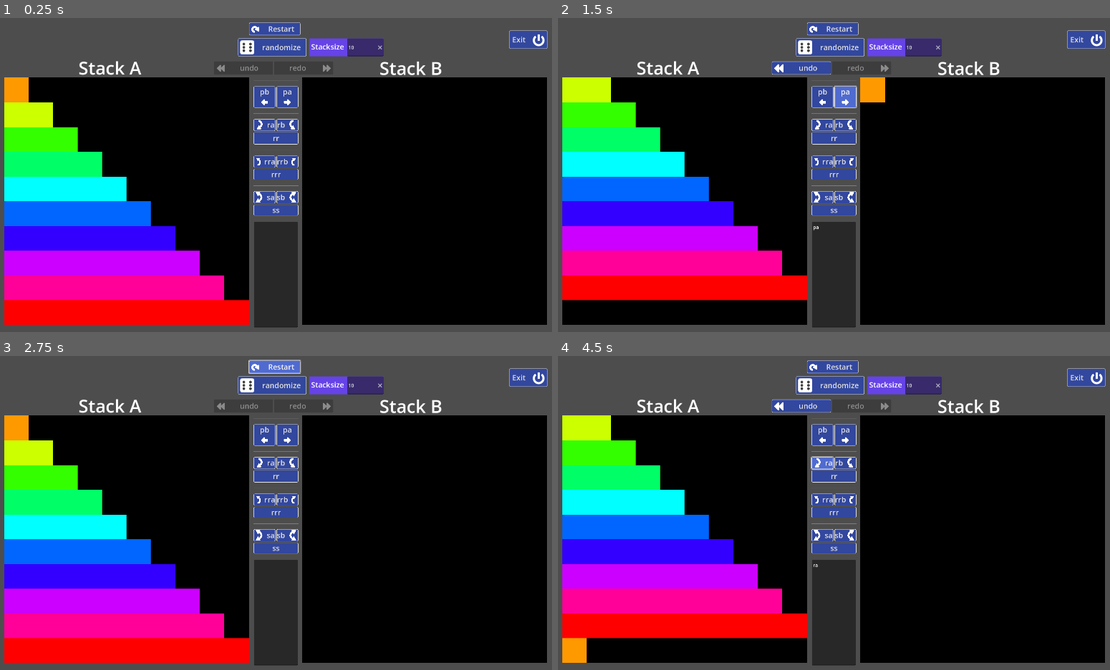
Above: before the commit, frames 1-4 (two rows, left to right).
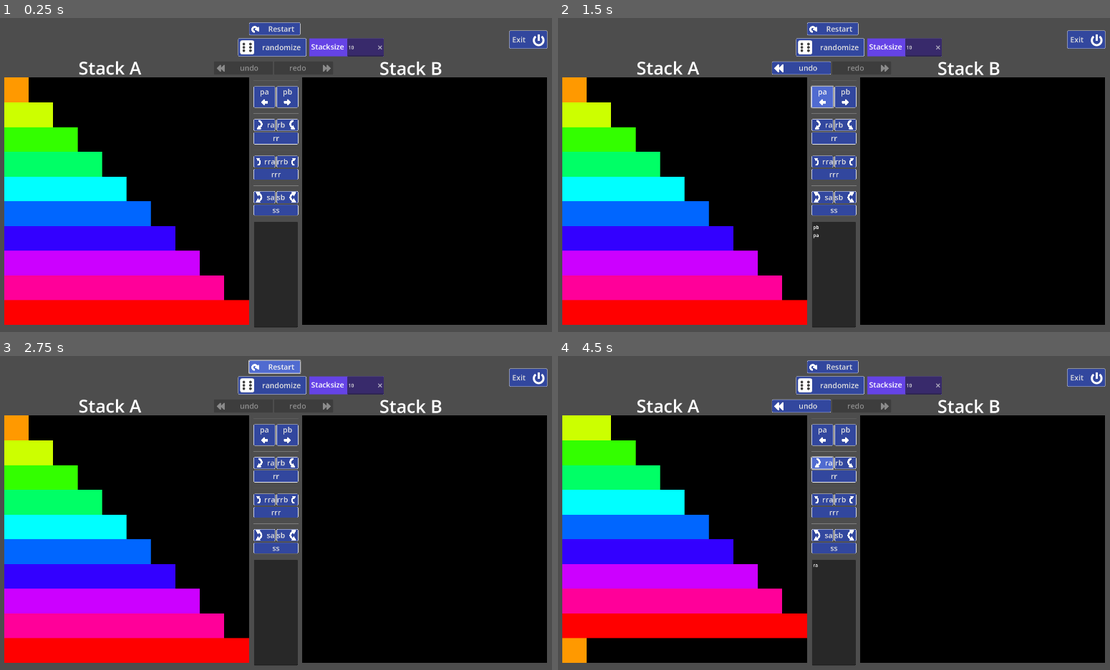
Above: after the commit, the same moments.

Repository: stevebalk/push-swap-clicker
Game: Godot game, scene res://main.tscn
Same seed, same stepped clock (60 frames per second), same inputs: the game is played once before the commit and once after it.
Inputs:
- Up to frame 1 (0.25 s): no input
- Up to frame 2 (1.5 s): click "pb" at 0.5 s; click "pa" at 1.25 s
- Up to frame 3 (2.75 s): click "Restart" at 2 s
- Up to frame 4 (4.5 s): click "Restart" at 2.75 s; click "Restart" at 3.5 s; click "ra" at 4.25 s

The runs differ from the first frame. In frame 1, less than 0.1% of the frame differs, in the area x 47-53%, y 22-25%; in frame 2, 23%, in the area x 0-60%, y 18-98%; in frame 3, less than 0.1%; in frame 4, less than 0.1%.

Commit message:
Fixed bug with reversed pa and pb

Diff:
--- a/main.gd
+++ b/main.gd
@@ -116,10 +116,10 @@
 	queue_redraw()
 
 func _pa() -> void:
+	_push(stack_b, stack_a)
+
+func _pb() -> void:
 	_push(stack_a, stack_b)
-
-func _pb() -> void:
-	_push(stack_b, stack_a)
 
 func _rotate(stack: Array[int]) -> void:
 	stack.append(stack.pop_front())
@@ -200,14 +200,14 @@
 
 # Push swap buttons
 func _on_pa_pressed() -> void:
-	if not stack_a.is_empty():
+	if not stack_b.is_empty():
 		_pa()
 		_add("pa")
 		stack_changed.emit()
 
 
 func _on_pb_pressed() -> void:
-	if not stack_b.is_empty():
+	if not stack_a.is_empty():
 		_pb()
 		_add("pb")
 		stack_changed.emit()
--- a/main.tscn
+++ b/main.tscn
@@ -106,21 +106,21 @@
 layout_mode = 2
 size_flags_vertical = 3
 
-[node name="pb" type="Button" parent="PushSwapButtons/push"]
-layout_mode = 2
-size_flags_horizontal = 3
-theme = ExtResource("1_eotj8")
-text = "pb"
+[node name="pa" type="Button" parent="PushSwapButtons/push"]
+layout_mode = 2
+size_flags_horizontal = 3
+theme = ExtResource("1_eotj8")
+text = "pa"
 icon = ExtResource("5_3stwe")
 icon_alignment = 1
 vertical_icon_alignment = 2
 expand_icon = true
 
-[node name="pa" type="Button" parent="PushSwapButtons/push"]
-layout_mode = 2
-size_flags_horizontal = 3
-theme = ExtResource("1_eotj8")
-text = "pa"
+[node name="pb" type="Button" parent="PushSwapButtons/push"]
+layout_mode = 2
+size_flags_horizontal = 3
+theme = ExtResource("1_eotj8")
+text = "pb"
 icon = ExtResource("6_psgeo")
 icon_alignment = 1
 vertical_icon_alignment = 2
Not shown: 1 places in main.tscn that only renumber resources
